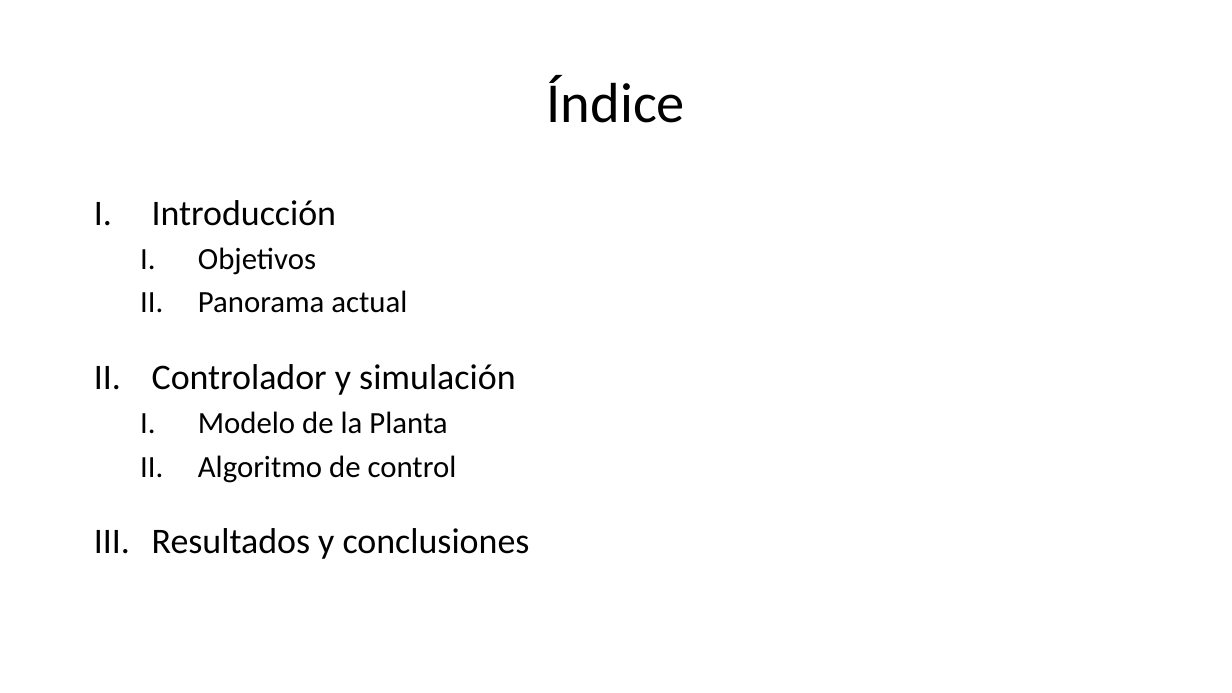
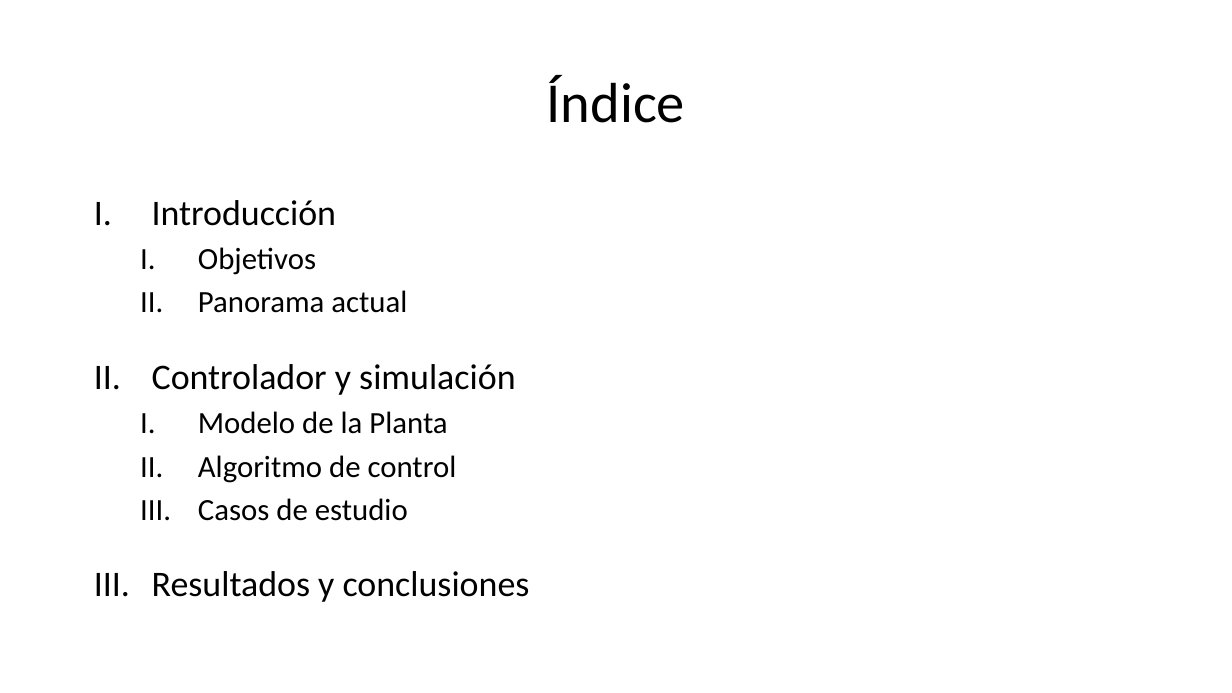
Before and after one commit to EmilioLdelaFuente/tfg, a slide deck: slide 2 of tfgPP.pptx. Drawn at 1232x693 pixels with LibreOffice and Linux fonts; fonts in the diff are those of the drawing. Boxes give left, top, right and bottom in pixels: in the first picture for what was removed or moved away, otherwise in the second. Text is boxed around its words. In the diff, an @@ line names an element or a change of style, - is before the commit and + after.

```diff
--- a/tfgPP.pptx
+++ b/tfgPP.pptx
@@ text at (198, 498, 408, 521): paragraph added @@
+  III. Casos de estudio
```
Also in this commit, not shown: 9 other slides changed, 2 slides added.
